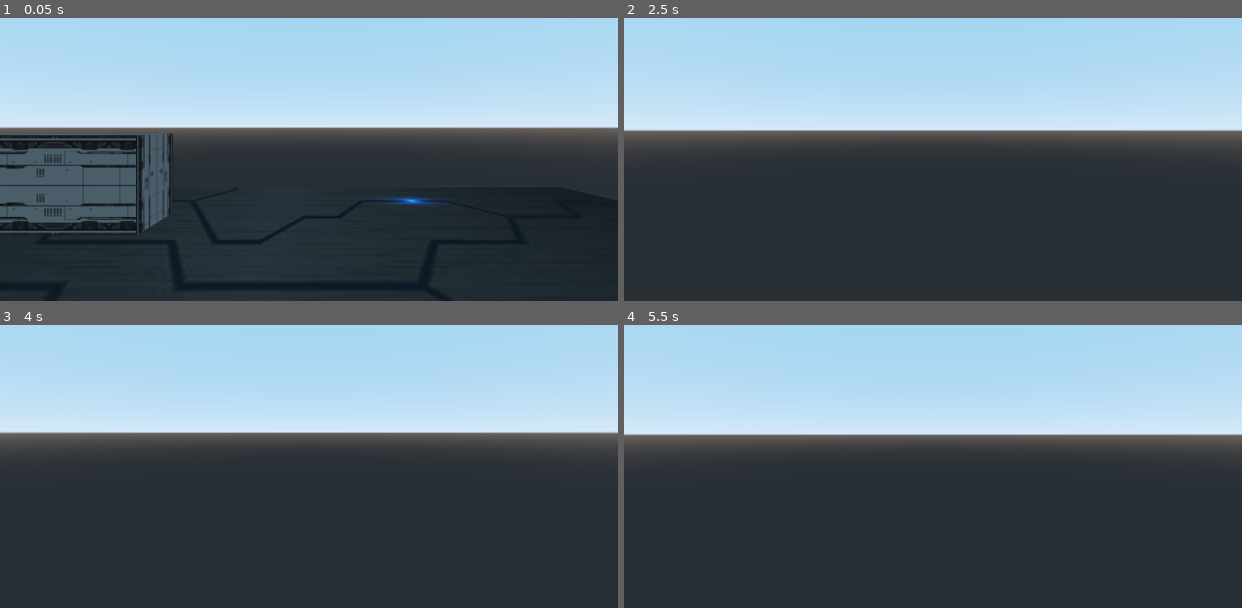
Above: before the commit, frames 1-4 (two rows, left to right).
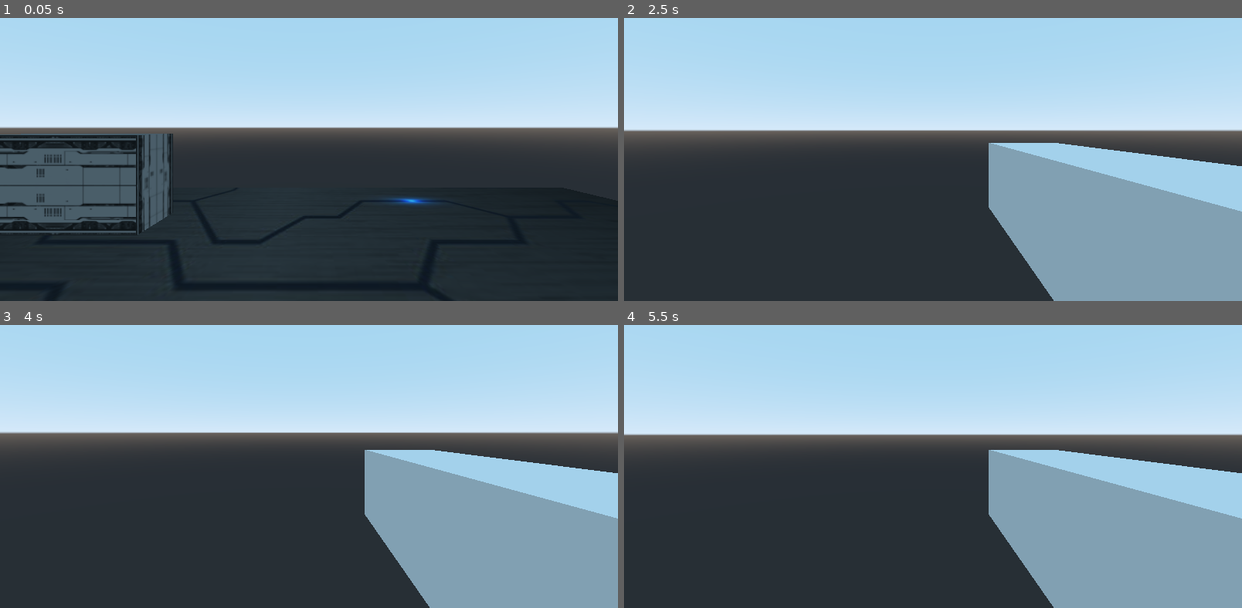
Above: after the commit, the same moments.

Repository: ni-ms/fps_game_2
Game: Godot game, scene res://Scene/Map.tscn
Same seed, same stepped clock (60 frames per second), same inputs: the game is played once before the commit and once after it.
Inputs (mouse positions are in pixels of both pictures, inside the frame that each line leads up to):
- Up to frame 1 (0.05 s): no input
- Up to frame 2 (2.5 s): tap Enter at 0.5 s; move the mouse to (963, 125) at 0.52 s; hold W (forward) from 0.53 s (still down); click (963, 125) at 0.6 s; tap Space (jump) at 0.77, 1.52, 2 s; tap 1 (weapon1, bound only after the commit) at 0.8, 1.35, 2.3 s; move the mouse to (902, 128) at 1.27 s; click (902, 128) at 1.55 s; move the mouse to (945, 122) at 2.02 s; click (945, 122) at 2.1 s
- Up to frame 3 (4 s): keep holding W (forward); tap Enter at 2.75 s; move the mouse to (302, 441) at 2.77 s; tap 1 (weapon1, bound only after the commit) at 2.85, 3.8 s; tap Space (jump) at 3.02, 3.5, 3.77 s; click (302, 441) at 3.05 s; move the mouse to (352, 438) at 3.52 s; click (352, 438) at 3.6 s
- Up to frame 4 (5.5 s): keep holding W (forward); tap Enter at 4.25 s; move the mouse to (883, 429) at 4.27 s; tap 1 (weapon1, bound only after the commit) at 4.35, 5.3 s; tap Space (jump) at 4.52, 5 s; click (883, 429) at 4.55 s; move the mouse to (939, 435) at 5.02 s; click (939, 435) at 5.1 s

The runs differ from the first frame. In frame 2, 20% of the frame differs, in the area x 59-100%, y 44-100%; in frame 3, 20%; in frame 4, 20%.

Commit message:
Added gun 1

Diff:
--- a/Actors/Player/Player.tscn
+++ b/Actors/Player/Player.tscn
@@ -1,6 +1,7 @@
-[gd_scene load_steps=7 format=2]
+[gd_scene load_steps=8 format=2]
 
 [ext_resource path="res://Actors/Player/player.gd" type="Script" id=1]
+[ext_resource path="res://Actors/Weapons/gun1.tscn" type="PackedScene" id=2]
 
 [sub_resource type="CapsuleMesh" id=6]
 mid_height = 2.5
@@ -38,5 +39,11 @@
 [node name="Head" type="Spatial" parent="."]
 transform = Transform( 1, 0, 0, 0, 1, 0, 0, 0, 1, 1.26016, 3.20223, 0.14709 )
 
+[node name="Hand" type="Spatial" parent="Head"]
+transform = Transform( 1, 0, 0, 0, 1, 0, 0, 0, 1, 0.83984, -0.70223, 0.85291 )
+
+[node name="gun1" parent="Head/Hand" instance=ExtResource( 2 )]
+transform = Transform( 1, 0, 0, 0, 1, 0, 0, 0, 1, 0.187439, 0.33513, -0.173224 )
+
 [node name="Camera" type="Camera" parent="Head"]
 transform = Transform( -4.37114e-08, 0, -1, 0, 1, 0, 1, 0, -4.37114e-08, 0, 0, 0 )
--- a/Actors/Player/player.gd
+++ b/Actors/Player/player.gd
@@ -12,16 +12,50 @@
 export var jump_impulse: float = 15.0
 
 
+# Weapon System
+var weapons = []
+var current_weapon_index = 0
+
+onready var gun1 = $Head/Hand/gun1
+
+func weapon_select():
+
+	if Input.is_action_just_pressed("weapon1"):
+		if current_weapon_index == 1:
+			current_weapon_index = 0
+		else:
+			current_weapon_index = 1
+
+
+
+	if current_weapon_index == 1:
+		gun1.visible = true
+	else:
+		gun1.visible = false
+
+
+
+func switch_weapon():
+		current_weapon_index += 1
+
+		if current_weapon_index >= weapons.size():
+			current_weapon_index = 0
+
+# Velocity
 
 var velocity: Vector3 = Vector3.ZERO
 
 onready var head: Spatial = $Head
 
 func _ready():
+
+
 	Input.set_mouse_mode(Input.MOUSE_MODE_CAPTURED)
 
 
 func _physics_process(delta):
+
+		weapon_select()
 		var movement = _get_movement_direction()
 
 		velocity.x = lerp(velocity.x, movement.x * speed, acceleration * delta)
--- /dev/null
+++ b/Actors/Weapons/gun1.gd
@@ -0,0 +1,45 @@
+extends Spatial
+
+# The amount of damage the weapon will deal
+var damage = 10
+
+# The fire rate of the weapon in shots per minute
+var fire_rate = 60
+
+# The current ammo count for the weapon
+var ammo = 10
+
+# The maximum ammo capacity for the weapon
+var ammo_capacity = 10
+
+# A reference to the player character
+var player
+
+# A timer to track the time between shots
+var shot_timer
+
+func _ready():
+	# Set the shot timer to the maximum fire rate
+	# to ensure that the weapon can be fired immediately
+	shot_timer = fire_rate
+
+func shoot():
+	if Input.is_action_just_pressed("fire"):
+		fire()
+		print("Gun 1 fired")
+
+func fire():
+	# Check if the weapon is able to be fired
+	if shot_timer >= fire_rate and ammo > 0:
+		# Decrement the ammo count
+		ammo -= 1
+
+		# Reset the shot timer
+		shot_timer = 0
+
+		# Deal the weapon's damage to the target
+	   # target.take_damage(damage)
+
+func _process(delta):
+	# Increment the shot timer
+	shot_timer += delta * 60
--- /dev/null
+++ b/Actors/Weapons/gun1.tscn
@@ -0,0 +1,11 @@
+[gd_scene load_steps=2 format=2]
+
+[ext_resource path="res://Actors/Weapons/gun1.gd" type="Script" id=1]
+
+[node name="gun1" type="Spatial"]
+script = ExtResource( 1 )
+
+[node name="CSGBox" type="CSGBox" parent="."]
+transform = Transform( 1, 0, 0, 0, 1, 0, 0, 0, 1, -0.107518, 0, 0 )
+height = 0.5
+depth = 0.5
--- a/project.godot
+++ b/project.godot
@@ -52,6 +52,26 @@
 "events": [ Object(InputEventKey,"resource_local_to_scene":false,"resource_name":"","device":0,"alt":false,"shift":false,"control":false,"meta":false,"command":false,"pressed":false,"scancode":32,"physical_scancode":0,"unicode":0,"echo":false,"script":null)
  ]
 }
+weapon1={
+"deadzone": 0.5,
+"events": [ Object(InputEventKey,"resource_local_to_scene":false,"resource_name":"","device":0,"alt":false,"shift":false,"control":false,"meta":false,"command":false,"pressed":false,"scancode":49,"physical_scancode":0,"unicode":0,"echo":false,"script":null)
+ ]
+}
+weapon2={
+"deadzone": 0.5,
+"events": [ Object(InputEventKey,"resource_local_to_scene":false,"resource_name":"","device":0,"alt":false,"shift":false,"control":false,"meta":false,"command":false,"pressed":false,"scancode":50,"physical_scancode":0,"unicode":0,"echo":false,"script":null)
+ ]
+}
+weapon3={
+"deadzone": 0.5,
+"events": [ Object(InputEventKey,"resource_local_to_scene":false,"resource_name":"","device":0,"alt":false,"shift":false,"control":false,"meta":false,"command":false,"pressed":false,"scancode":51,"physical_scancode":0,"unicode":0,"echo":false,"script":null)
+ ]
+}
+fire={
+"deadzone": 0.5,
+"events": [ Object(InputEventMouseButton,"resource_local_to_scene":false,"resource_name":"","device":0,"alt":false,"shift":false,"control":false,"meta":false,"command":false,"button_mask":0,"position":Vector2( 0, 0 ),"global_position":Vector2( 0, 0 ),"factor":1.0,"button_index":1,"pressed":false,"doubleclick":false,"script":null)
+ ]
+}
 
 [layer_names]
 
@@ -60,6 +80,7 @@
 
 [physics]
 
+common/physics_fps=240
 common/enable_pause_aware_picking=true
 
 [rendering]
